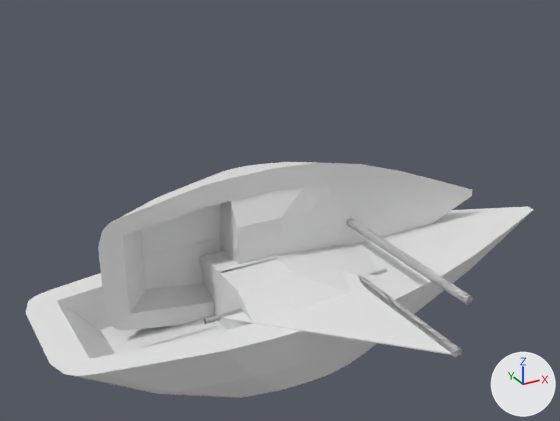
Renders of the Blender file blends/boat_V1.blend from each side of a commit.
Camera for both pictures: a 50 mm camera at (-9.37, -14.31, 8.79) aimed at (-1.44, 0.12, 1.58). Every picture has the same lights, and +X, +Y and +Z are marked at lower right. The older version comes first.
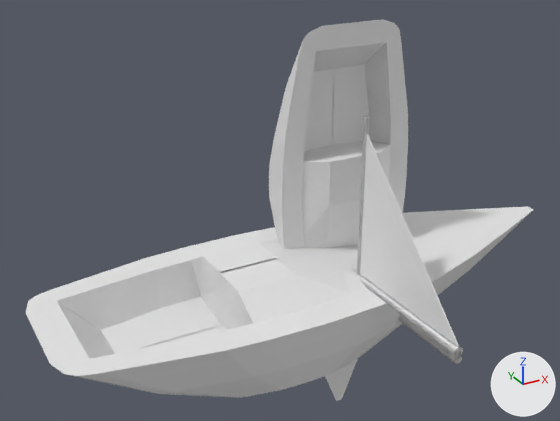
Location of each change, [x1, y1, x2, y2] in pixels of the pictures (560 x 421 px):
'Plane.001', turned
    before: [98, 162, 473, 330]
    after: [269, 19, 462, 401]
'Plane.003', turned
    before: [204, 268, 462, 358]
    after: [350, 116, 463, 357]

The change, as a list of edits to the scene's bpy script:
```text
Change ob_plane_001:
    ob_plane_001.rotation_euler: (0.0, 0.0, 0.0) -> (0.0, 1.571, 0.0)  # degrees (0, 0, 0) -> degrees (0, 90, 0)
Change ob_plane_003:
    ob_plane_003.rotation_euler: (1.571, 0.0, 0.0) -> (1.571, 1.571, 0.0)  # degrees (90, 0, 0) -> degrees (90, 90, 0)
```
